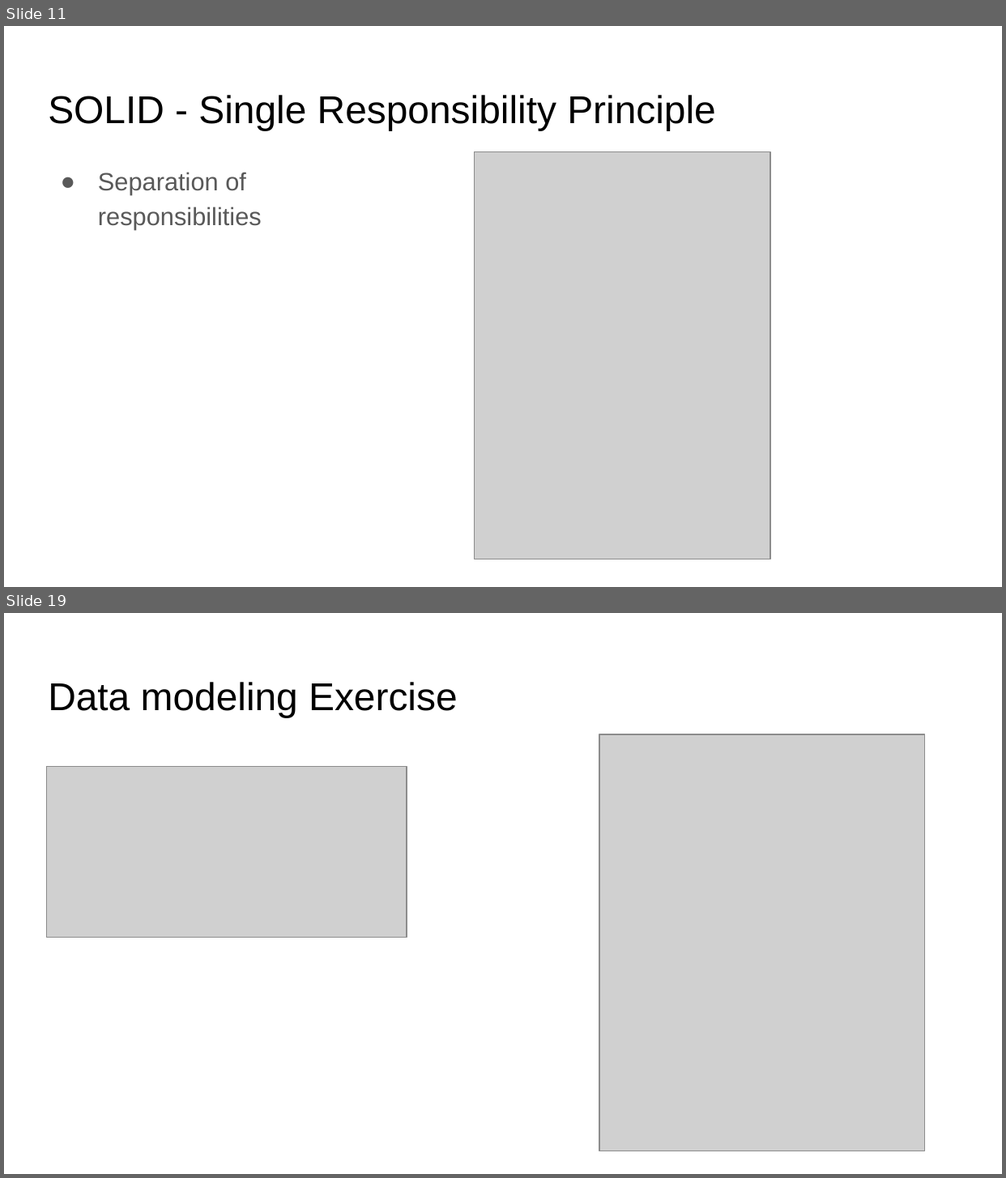
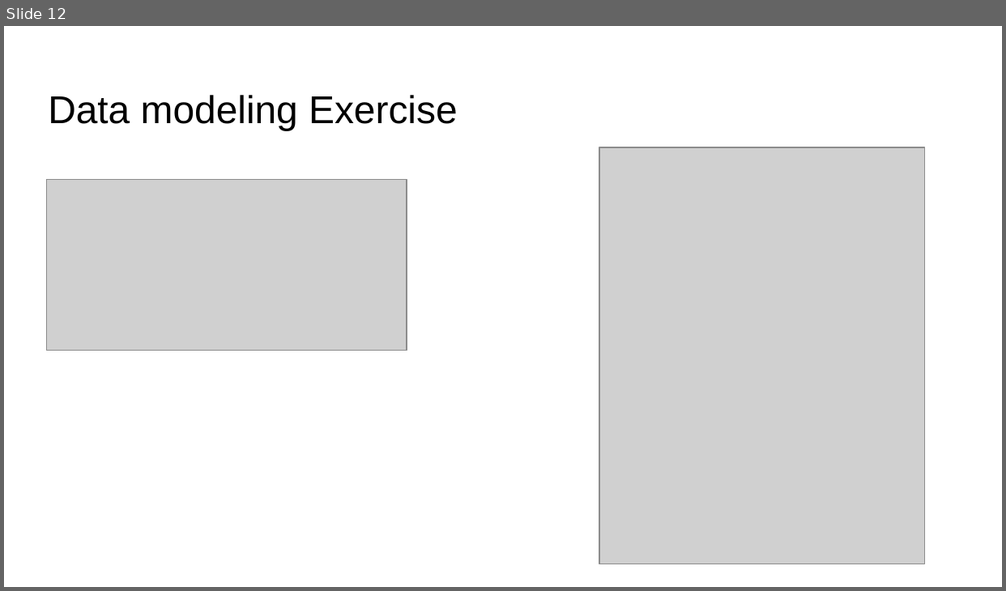
Before and after one commit to coroveiandrei/UTCNSoftwareDesignLab, a slide deck: lab2/Slides.pptx. Shown one above the other, each under a label of ours: slides 11 and 19 before the commit, slide 12 after it; the slides between them are not shown. The pictures are 1006x1178 and 1006x591 pixels, drawn with LibreOffice and Linux fonts; fonts in the diff are those of the drawing; grey boxes stand for pictures. Boxes give left, top, right and bottom in pixels: in the first picture for what was removed or moved away, otherwise in the second. Text is boxed around its words. In the diff, an @@ line names an element or a change of style, - is before the commit and + after.

```diff
--- a/lab2/Slides.pptx
+++ b/lab2/Slides.pptx
@@ slide 11 removed at (4,26,1002,587), background #FFFFFF @@
@@ title removed at (48,95,716,130) @@
-SOLID - Single Responsibility Principle
@@ picture removed at (474,152,770,559) @@
@@ text removed at (98,172,262,230) @@
-● Separation of responsibilities
@@ what was slide 19 is now slide 12 @@
```
Also in this commit, not shown: 3 slides changed, 8 slides added, 14 other slides removed.
